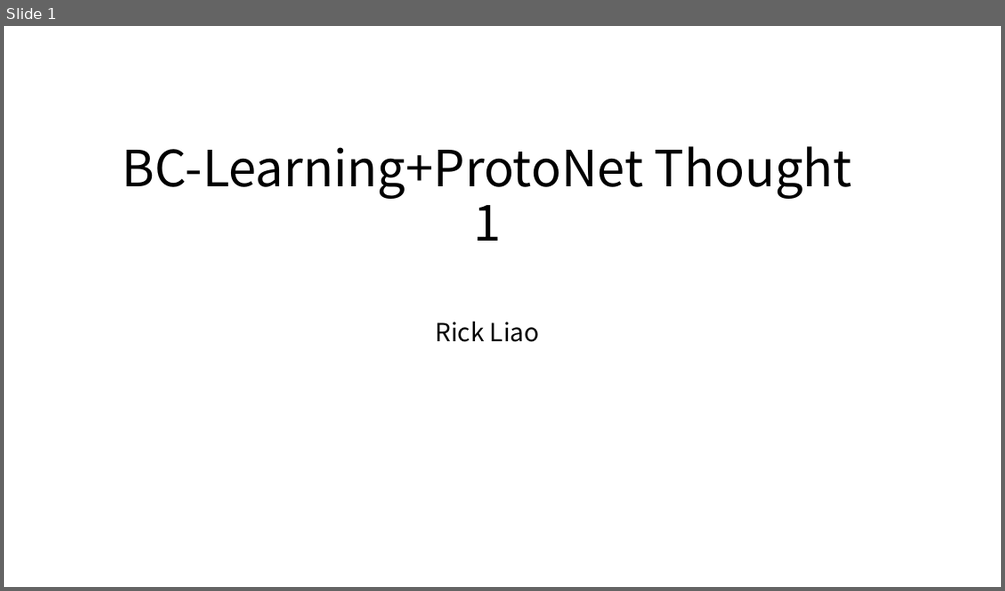
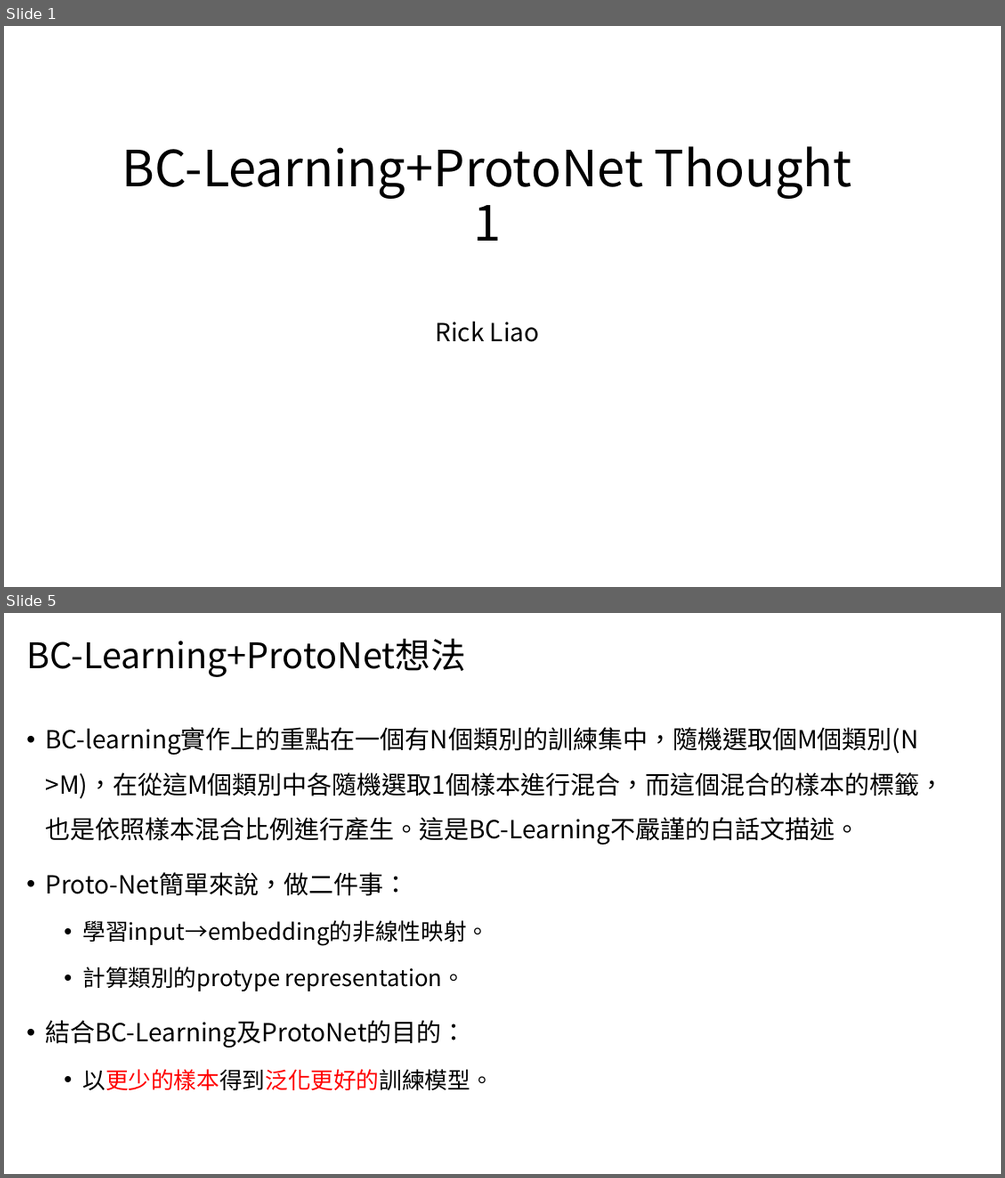
Before and after one commit to xrick/RickLiao-Repo, a slide deck: MyResearches/BCLearning+ProtoNet/Thoughts/bclearning+protonet_thoughts01.pptx. Shown one above the other, each under a label of ours: slide 1 before the commit, slides 1 and 5 after it; the slides between them are not shown. The pictures are 1005x591 and 1005x1178 pixels, drawn with LibreOffice and Linux fonts; fonts in the diff are those of the drawing. Boxes give left, top, right and bottom in pixels: in the first picture for what was removed or moved away, otherwise in the second. Text is boxed around its words. In the diff, an @@ line names an element or a change of style, - is before the commit and + after.

```diff
--- a/MyResearches/BCLearning+ProtoNet/Thoughts/bclearning+protonet_thoughts01.pptx
+++ b/MyResearches/BCLearning+ProtoNet/Thoughts/bclearning+protonet_thoughts01.pptx
@@ slide 5 added at <box>4,613,1001,1174</box>, background #FFFFFF @@
@@ title added at <box>26,638,465,677</box>, 34 pt, text #000000 @@
+BC-Learning+ProtoNet想法
@@ text added at <box>45,727,944,1090</box>, 24 pt, text #000000 @@
+• BC-learning實作上的重點在一個有N個類別的訓練集中，隨機選取個M個類別(N >M)，在從這M個類別中各隨機選取1個樣本進行混合，而這個混合的樣本的標籤，也是依照樣本混合比例進行產生。這是BC-Learning不嚴謹的白話文描述。
+• Proto-Net簡單來說，做二件事：
+  • 學習input→embedding的非線性映射。
+  • 計算類別的protype representation。
+• 結合BC-Learning及ProtoNet的目的：
+  • 以更少的樣本得到泛化更好的訓練模型。
```
Also in this commit, not shown: 1 slide changed, 9 other slides added, 16 slides removed, 4 other files.
